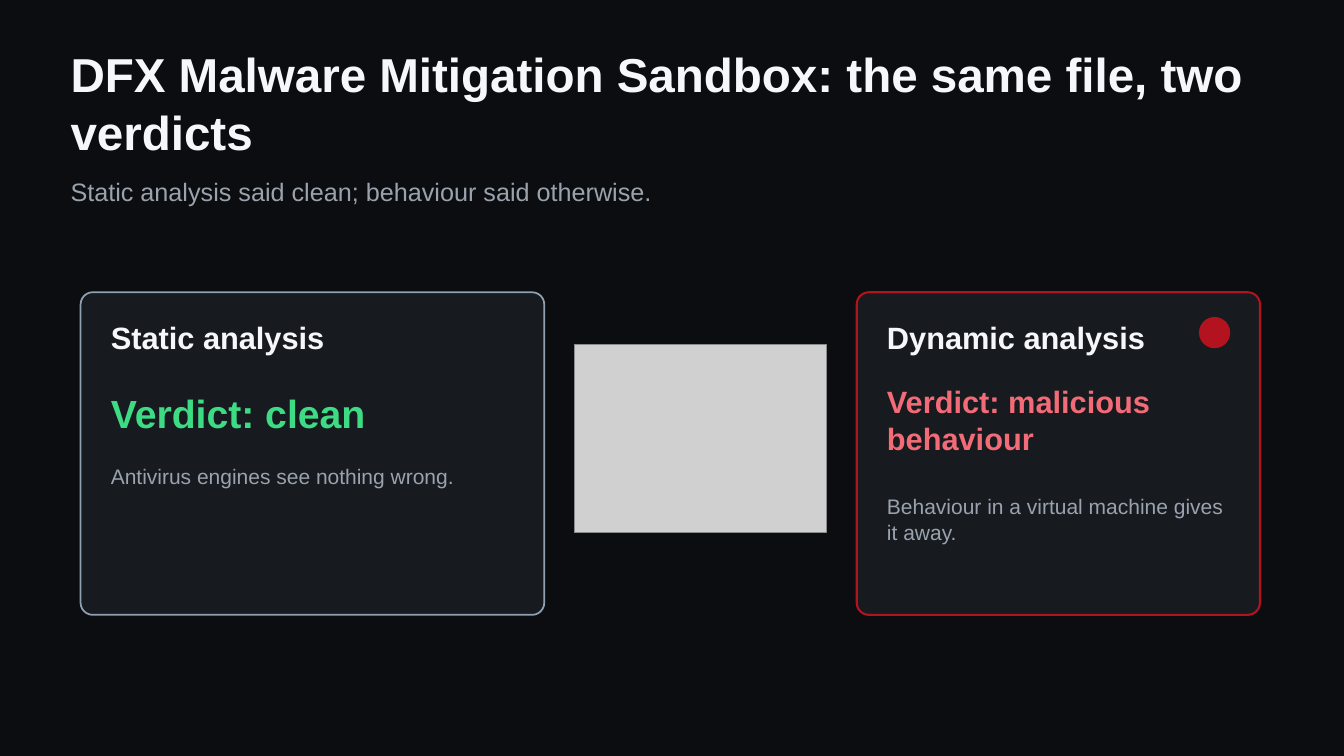
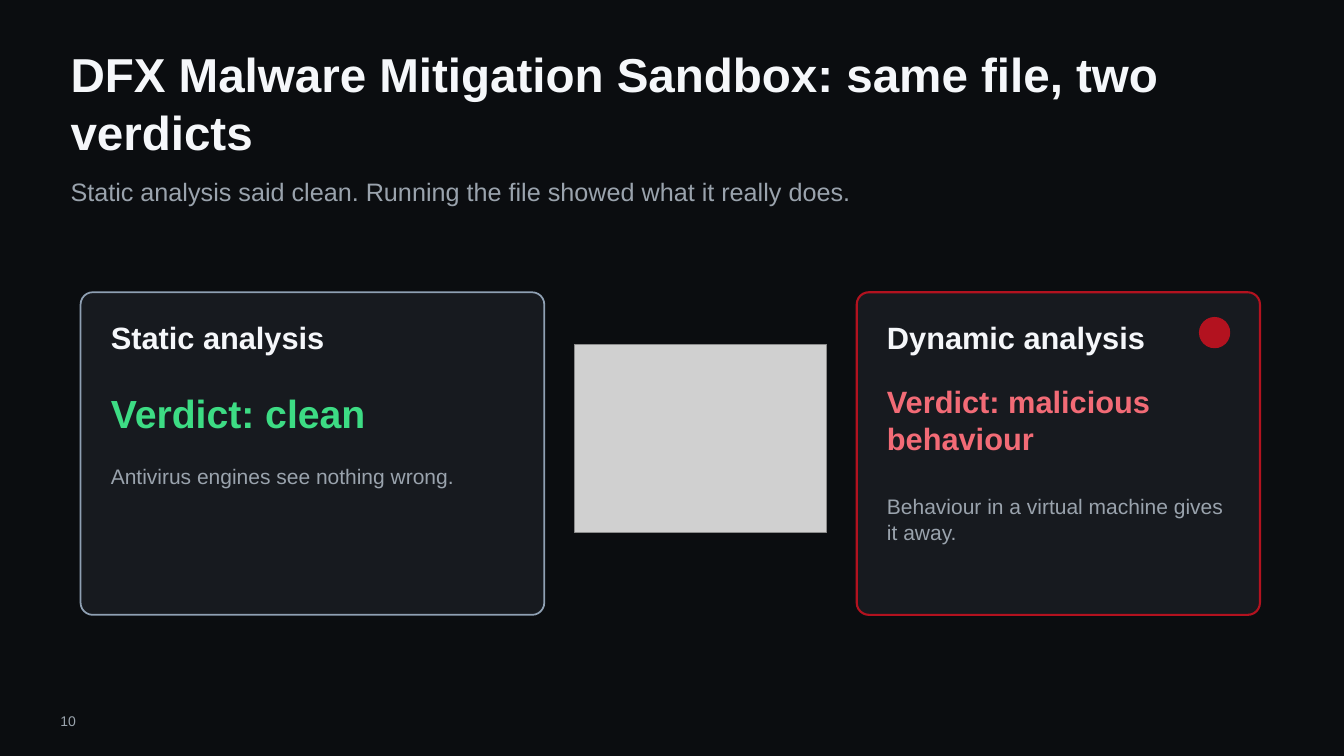
Before and after one commit to hybridus/DFX_Marketing, a slide deck: slide 10 of Projects/03_Presales_Master_Deck/pilot/DFX_Master_deck.pptx (slide 9 before the commit). Drawn at 1344x756 pixels with LibreOffice and Linux fonts; fonts in the diff are those of the drawing; grey boxes stand for pictures; background and template pictures are left out. Boxes give left, top, right and bottom in pixels: in the first picture for what was removed or moved away, otherwise in the second. Text is boxed around its words. In the diff, an @@ line names an element or a change of style, - is before the commit and + after.

```diff
--- a/Projects/03_Presales_Master_Deck/pilot/DFX_Master_deck.pptx
+++ b/Projects/03_Presales_Master_Deck/pilot/DFX_Master_deck.pptx
@@ text at [71, 57, 1158, 151]: text changed @@
-DFX Malware Mitigation Sandbox: the same file, two verdicts
+DFX Malware Mitigation Sandbox: same file, two verdicts
@@ text at [71, 183, 851, 206]: text changed @@
-Static analysis said clean; behaviour said otherwise.
+Static analysis said clean. Running the file showed what it really does.
@@ page number added at [60, 716, 76, 726], 10 pt, text #9AA3AD @@
+10
```
Also in this commit, not shown: 20 other slides changed, 2 slides added, 1 slide removed, 11 other files.
